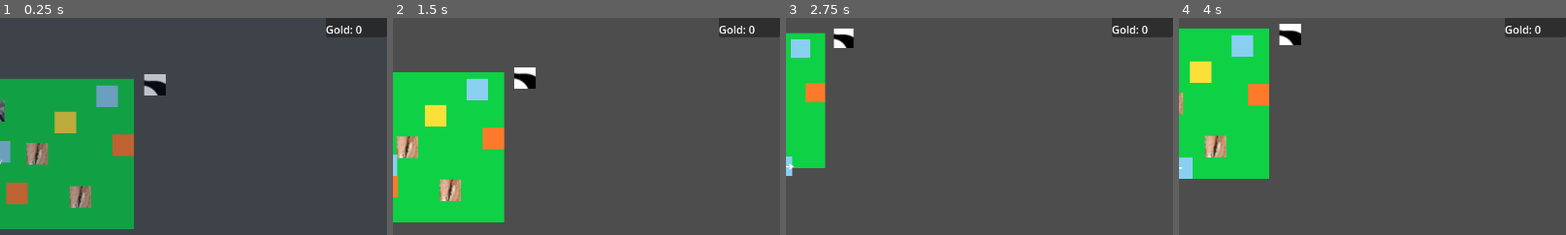
Above: before the commit, frames 1-4 (left to right).
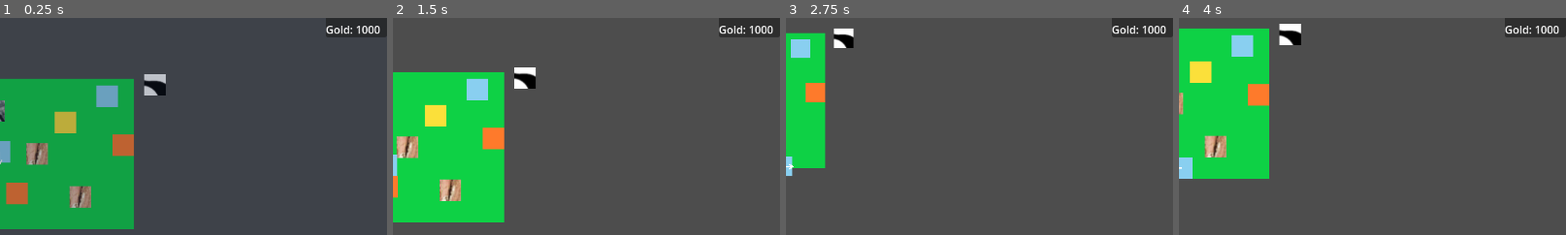
Above: after the commit, the same moments.

Repository: Elias-Fariz/agri-cultured
Game: Godot game, scene res://tscn/Farm.tscn
The game is run twice, just before and just after one commit, with the same random seed, the same clock (stepped at 60 frames per second) and the same inputs.
Inputs:
- Up to frame 1 (0.25 s): no input
- Up to frame 2 (1.5 s): hold D (move_right) 0.53-1.28 s; hold P (plant_seed) 0.53-1.28 s; tap R (seed_next, bound only after the commit) at 0.8, 1.35 s; hold S (move_down) from 1.28 s (still down)
- Up to frame 3 (2.75 s): tap P (plant_seed) at 1.55 s; release S (move_down) at 2.03 s; hold D (move_right) from 2.03 s (still down); hold = (camera_zoom_in) from 2.03 s (still down); tap R (seed_next, bound only after the commit) at 2.3 s
- Up to frame 4 (4 s): release D (move_right) at 2.78 s; release = (camera_zoom_in) at 2.78 s; hold W (move_up) 2.78-3.53 s; tap - (camera_zoom_out) at 2.85 s; tap P (plant_seed) at 3.05 s; hold A (move_left) from 3.53 s (still down); hold E (interact) from 3.53 s (still down); tap R (seed_next, bound only after the commit) at 3.8 s
The pictures show only the part of the screen within x 50-100%, y 16-66%; the shares and areas given below are measured in that part.

The runs differ from the first frame. In frame 1, 0.2% of the frame differs, in the area x 91-99%, y 3-8%; in frame 2, 0.2%; in frame 3, 0.2%; in frame 4, 0.2%.

Commit message:
seed cycle and sparkles
added buyable seeds and ability to swap seeds during gameplay to plant all types of crops, and added sparkle/stink lines to indicate when crops are ripe/overripe

Diff:
--- /dev/null
+++ b/data/items/avocado_seeds.tres
@@ -0,0 +1,11 @@
+[gd_resource type="Resource" script_class="ItemData" load_steps=2 format=3 uid="uid://bleu5u0una3fv"]
+
+[ext_resource type="Script" uid="uid://dfoyyckymw8co" path="res://data/items/ItemData.gd" id="1_vauhb"]
+
+[resource]
+script = ExtResource("1_vauhb")
+id = "Avocado Seeds"
+display_name = "Avocado Seeds"
+sell_price = 3
+description = "Plant in soil and will grow in three days, will go bad"
+metadata/_custom_type_script = "uid://dfoyyckymw8co"
--- /dev/null
+++ b/data/items/blueberry_seeds.tres
@@ -0,0 +1,11 @@
+[gd_resource type="Resource" script_class="ItemData" load_steps=2 format=3 uid="uid://ngmfqgrs82vj"]
+
+[ext_resource type="Script" uid="uid://dfoyyckymw8co" path="res://data/items/ItemData.gd" id="1_3hwjo"]
+
+[resource]
+script = ExtResource("1_3hwjo")
+id = "Blueberry Seeds"
+display_name = "Blueberry Seeds"
+sell_price = 3
+description = "Plant in soil and will grow in four days, reharvestable"
+metadata/_custom_type_script = "uid://dfoyyckymw8co"
--- /dev/null
+++ b/data/items/strawberry_seeds.tres
@@ -0,0 +1,11 @@
+[gd_resource type="Resource" script_class="ItemData" load_steps=2 format=3 uid="uid://w4ffqqg72p33"]
+
+[ext_resource type="Script" uid="uid://dfoyyckymw8co" path="res://data/items/ItemData.gd" id="1_5yj2j"]
+
+[resource]
+script = ExtResource("1_5yj2j")
+id = "Strawberry Seeds"
+display_name = "Strawberry Seeds"
+sell_price = 3
+description = "Plant in soil and will grow in four days, reharvestable"
+metadata/_custom_type_script = "uid://dfoyyckymw8co"
--- /dev/null
+++ b/data/items/watermelon_seeds.tres
@@ -0,0 +1,11 @@
+[gd_resource type="Resource" script_class="ItemData" load_steps=2 format=3 uid="uid://cpqugkkfq1n6e"]
+
+[ext_resource type="Script" uid="uid://dfoyyckymw8co" path="res://data/items/ItemData.gd" id="1_o37uw"]
+
+[resource]
+script = ExtResource("1_o37uw")
+id = "Watermelon Seeds"
+display_name = "Watermelon Seeds"
+sell_price = 3
+description = "Plant in soil and will grow in three days"
+metadata/_custom_type_script = "uid://dfoyyckymw8co"
--- a/project.godot
+++ b/project.godot
@@ -85,3 +85,8 @@
 "events": [Object(InputEventKey,"resource_local_to_scene":false,"resource_name":"","device":-1,"window_id":0,"alt_press …(195 unchanged characters)…
 ]
 }
+seed_next={
+"deadzone": 0.2,
+"events": [Object(InputEventKey,"resource_local_to_scene":false,"resource_name":"","device":-1,"window_id":0,"alt_pressed":false,"shift_pressed":false,"ctrl_pressed":false,"meta_pressed":false,"pressed":false,"keycode":0,"physical_keycode":82,"key_label":0,"unicode":114,"location":0,"echo":false,"script":null)
+]
+}
--- a/scripts/Farm.gd
+++ b/scripts/Farm.gd
@@ -84,6 +84,9 @@
 		# Rot should advance even if you don't water anymore once ripe:
 		# (when stage >= 1, ignore watering requirement)
 		"ignore_water_after_stage": 1,
+
+		"ripe_stage": 1,
+		"overripe_stage": 2,
 	},
 }
 
@@ -121,6 +124,12 @@
 
 @export var water_splash_scene: PackedScene
 
+@export var ripe_indicator_scene: PackedScene
+@export var overripe_indicator_scene: PackedScene
+
+var _crop_indicators: Dictionary = {}
+# cell_key -> { "state": String, "node": Node2D }
+
 func _ready() -> void:
 	_load_farm_state()
 	TimeManager.day_changed.connect(_on_day_changed)
@@ -215,7 +224,37 @@
 	if event.is_action_pressed("tool"):
 		_tool_action()
 	if event.is_action_pressed("plant_seed"):
-		_try_plant_crop("avocado")
+		_try_plant_selected_seed()
+	if event.is_action_pressed("seed_next"):
+		GameState.cycle_seed_next()
+
+func _try_plant_selected_seed() -> void:
+	if GameState.is_gameplay_locked():
+		return
+
+	var seed_id := GameState.selected_item_id
+	if seed_id.is_empty():
+		print("No seed selected. (Tip: use your seed cycle key after buying seeds.)")
+		return
+
+	if not GameState.is_seed_item(seed_id):
+		print("Selected item is not a seed:", seed_id)
+		return
+
+	if not GameState.inventory_has(seed_id, 1):
+		print("You don't have any", seed_id, "left.")
+		return
+
+	var crop_name := GameState.get_crop_for_seed(seed_id)
+	if crop_name.is_empty():
+		print("Seed has no crop mapping:", seed_id)
+		return
+
+	# Attempt to plant crop first; only consume seed if planting succeeds
+	var planted := _try_plant_crop_return_success(crop_name)
+	if planted:
+		GameState.inventory_remove(seed_id, 1)
+		print("Planted", crop_name, "using", seed_id)
 
 func _tool_action() -> void:
 	if GameState.is_gameplay_locked():
@@ -336,37 +375,38 @@
 			_:
 				GameState.report_action("break_object", 1)
 
-func _try_plant_crop(crop_name: String) -> void:
+func _try_plant_crop_return_success(crop_name: String) -> bool:
 	if GameState.is_gameplay_locked():
-		return
+		return false
 	if not crop_defs.has(crop_name):
 		print("Unknown crop: ", crop_name)
-		return
+		return false
 
 	var player_cell: Vector2i = ground.local_to_map(ground.to_local(player.global_position))
 	var step := Vector2i(int(player.facing.x), int(player.facing.y))
 	var cell := player_cell + step
 
-	# Must be tilled soil
+	# Must be tilled soil (dry OR wet tilled)
 	var src := ground.get_cell_source_id(0, cell)
 	var atlas := ground.get_cell_atlas_coords(0, cell)
+
 	var is_dry_tilled := (src == ground_source_id and atlas == tilled_coords)
-	var is_wet_tilled := (src == ground_source_id and atlas == wet_tilled_coords)
+	var is_wet_tilled := false
+	is_wet_tilled = (src == ground_source_id and atlas == wet_tilled_coords)
 
 	if not (is_dry_tilled or is_wet_tilled):
 		print("Not tilled soil; can't plant.")
-		return
+		return false
 
 	# Must not already have an object/crop there
 	if objects.get_cell_source_id(0, cell) != -1:
 		print("Something already on that tile.")
-		return
+		return false
 
 	var def: Dictionary = crop_defs[crop_name]
 	var stages: Array = def["stages"]
 	var days: Array = def["days"]
 
-	# Plant stage 0
 	objects.set_cell(0, cell, crops_source_id, stages[0])
 
 	crop_state[cell] = {
@@ -376,7 +416,8 @@
 	}
 
 	print("Planted ", crop_name, " at ", cell)
-
+	_update_crop_indicator(cell)
+	return true
 
 func _advance_all_crops_one_day(raining: bool = false) -> void:
 	var cells := crop_state.keys()
@@ -431,6 +472,8 @@
 
 		print(crop_name, " grew to stage ", next_stage, " at ", cell,
 			" (watered=", watered, ", needs_water=", needs_water, ")")
+
+		_update_crop_indicator(cell)
 
 func _try_till_ground(cell: Vector2i) -> void:
 	var src := ground.get_cell_source_id(0, cell)
@@ -509,6 +552,7 @@
 	GameState.inventory_add(item_name, qty)
 	print("Harvested ", crop_name, " at ", cell, " -> +", qty, " ", item_name)
 
+
 	# 2) Regrow or remove?
 	if def.has("regrow_to_stage"):
 		var regrow_stage := int(def["regrow_to_stage"])
@@ -522,11 +566,14 @@
 		var stages: Array = def["stages"]
 		objects.set_cell(0, cell, crops_source_id, stages[regrow_stage])
 		print("Regrow: set ", crop_name, " back to stage ", regrow_stage, " for ", regrow_days, " day(s).")
+		_update_crop_indicator(cell)
 		return
 
 	# If not regrow, remove crop entirely
 	objects.erase_cell(0, cell)
 	crop_state.erase(cell)
+
+	_update_crop_indicator(cell)
 
 func _exit_tree() -> void:
 	_save_farm_state()
@@ -661,3 +708,92 @@
 	var splash := water_splash_scene.instantiate() as Node2D
 	add_child(splash)
 	splash.global_position = world_pos
+
+func _cell_to_world_center(cell: Vector2i) -> Vector2:
+	# map_to_local returns Vector2, tile_size is Vector2i → convert it
+	var tile_size: Vector2 = Vector2(ground.tile_set.tile_size)
+	return ground.to_global(ground.map_to_local(cell) + tile_size * 0.5)
+
+func _get_crop_readiness(cell: Vector2i) -> String:
+	if not crop_state.has(cell):
+		return ""
+
+	var data: Dictionary = crop_state[cell]
+	var crop_name := String(data.get("type", ""))
+	var stage := int(data.get("stage", 0))
+
+	if not crop_defs.has(crop_name):
+		return ""
+
+	var def: Dictionary = crop_defs[crop_name]
+	var stages: Array = def["stages"]
+	var final_stage := stages.size() - 1
+
+	# Default rule: final stage = ripe
+	var ripe_stage := int(def.get("ripe_stage", final_stage))
+	var overripe_stage := int(def.get("overripe_stage", -1))
+
+	if crop_name == "avocado":
+		print("AVOCADO stage=", stage, " ripe=", ripe_stage, " overripe=", overripe_stage)
+
+	# If this crop supports overripe, check it
+	if overripe_stage >= 0 and stage >= overripe_stage:
+		return "overripe"
+
+	if stage >= ripe_stage:
+		return "ripe"
+
+	return ""
+
+func _update_crop_indicator(cell: Vector2i) -> void:
+	var key := _cell_key(cell)
+	var readiness := _get_crop_readiness(cell)  # "", "ripe", "overripe"
+
+	# --- Remove if not ready ---
+	if readiness == "":
+		if _crop_indicators.has(key):
+			var entry := _crop_indicators[key] as Dictionary
+			var node := entry.get("node", null) as Node2D
+			if node != null:
+				node.queue_free()
+			_crop_indicators.erase(key)
+		return
+
+	# --- Pick which scene to use ---
+	var desired_scene: PackedScene = null
+	if readiness == "overripe":
+		desired_scene = overripe_indicator_scene
+	else:
+		desired_scene = ripe_indicator_scene
+
+	if desired_scene == null:
+		return
+
+	var desired_pos := _cell_to_world_center(cell) + Vector2(0, -10)
+
+	# --- If we already have an indicator, decide whether to keep or swap ---
+	if _crop_indicators.has(key):
+		var entry := _crop_indicators[key] as Dictionary
+		var existing_state := String(entry.get("state", ""))
+		var existing_node := entry.get("node", null) as Node2D
+
+		# If the state matches, just move it
+		if existing_state == readiness and existing_node != null:
+			existing_node.global_position = desired_pos
+			return
+
+		# State changed (ripe -> overripe or overripe -> ripe): remove old node
+		if existing_node != null:
+			existing_node.queue_free()
+		_crop_indicators.erase(key)
+
+	# --- Spawn the correct indicator ---
+	var fx := desired_scene.instantiate() as Node2D
+	add_child(fx)
+	fx.global_position = desired_pos
+	fx.z_index = 100  # keeps it safely above crops
+
+	_crop_indicators[key] = {
+		"state": readiness,
+		"node": fx
+	}
--- a/scripts/GameState.gd
+++ b/scripts/GameState.gd
@@ -92,6 +92,54 @@
 	}
 	# Tools later would be shippable: false
 }
+
+# -------------------------
+# Selected item (future hotbar will drive this)
+# -------------------------
+var selected_item_id: String = ""   # e.g. "Watermelon Seeds"
+
+# Seed mapping (fast/simple for now)
+var seed_to_crop := {
+	"Watermelon Seeds": "watermelon",
+	"Blueberry Seeds": "blueberry",
+	"Strawberry Seeds": "strawberry",
+	"Avocado Seeds": "avocado"
+}
+
+func is_seed_item(item_id: String) -> bool:
+	return seed_to_crop.has(item_id)
+
+func get_crop_for_seed(item_id: String) -> String:
+	return String(seed_to_crop.get(item_id, ""))
+
+func set_selected_item(item_id: String) -> void:
+	selected_item_id = item_id
+	print("Selected item:", selected_item_id)
+
+func get_all_seed_ids_in_inventory() -> Array[String]:
+	var seeds: Array[String] = []
+	for k in inventory.keys():
+		var id := String(k)
+		if inventory_has(id, 1) and is_seed_item(id):
+			seeds.append(id)
+	seeds.sort()
+	return seeds
+
+func cycle_seed_next() -> void:
+	var seeds := get_all_seed_ids_in_inventory()
+	if seeds.is_empty():
+		selected_item_id = ""
+		print("No seeds in inventory to select.")
+		return
+
+	# If current selection isn't a seed (or empty), pick first seed
+	if not is_seed_item(selected_item_id) or not seeds.has(selected_item_id):
+		set_selected_item(seeds[0])
+		return
+
+	var idx := seeds.find(selected_item_id)
+	idx = (idx + 1) % seeds.size()
+	set_selected_item(seeds[idx])
 
 func get_sell_price(item_name: String) -> int:
 	return ItemDb.get_sell_price(item_name)
--- a/scripts/ShopUI.gd
+++ b/scripts/ShopUI.gd
@@ -10,7 +10,10 @@
 
 # Simple stock: each item has an id, name, and price
 var shop_items: Array = [
-	{ "id": "WatermelonSeed", "name": "Watermelon Seeds", "price": 20 },
+	{ "id": "Watermelon Seeds", "name": "Watermelon Seeds", "price": 10 },
+	{ "id": "Blueberry Seeds", "name": "Blueberry Seeds", "price": 25 },
+	{ "id": "Strawberry Seeds", "name": "Strawberry Seeds", "price": 20 },
+	{ "id": "Avocado Seeds", "name": "Avocado Seeds", "price": 40 },
 	{ "id": "Watermelon", "name": "Watermelon", "price": 60 },
 	{ "id": "Wood", "name": "Bundle of Wood", "price": 10 },
 	{ "id": "Animal Feed", "name": "All-Purpose Animal Feed", "price": 5 },
--- a/systems/MoneySystem.gd
+++ b/systems/MoneySystem.gd
@@ -4,7 +4,7 @@
 
 signal money_changed(new_amount: int)
 
-var current_money: int = 0
+var current_money: int = 1000
 
 func add(amount: int) -> void:
 	if amount <= 0:
--- /dev/null
+++ b/tscn/CropOverripeBuzz.tscn
@@ -0,0 +1,20 @@
+[gd_scene load_steps=3 format=3 uid="uid://cjsq0fmtq5oad"]
+
+[ext_resource type="Texture2D" uid="uid://8qk6m81nid34" path="res://art/stink.png" id="1_t8na5"]
+
+[sub_resource type="ParticleProcessMaterial" id="ParticleProcessMaterial_8ut3u"]
+particle_flag_disable_z = true
+direction = Vector3(0, -1, 0)
+spread = 180.0
+initial_velocity_min = 2.0
+initial_velocity_max = 6.0
+gravity = Vector3(0, 0, 0)
+
+[node name="CropOverripeBuzz" type="Node2D"]
+
+[node name="Particles" type="GPUParticles2D" parent="."]
+position = Vector2(-8, 0)
+amount = 6
+texture = ExtResource("1_t8na5")
+lifetime = 1.3
+process_material = SubResource("ParticleProcessMaterial_8ut3u")
--- /dev/null
+++ b/tscn/CropReadySparkle.tscn
@@ -0,0 +1,20 @@
+[gd_scene load_steps=3 format=3 uid="uid://bqrwddeoi3g56"]
+
+[ext_resource type="Texture2D" uid="uid://cb4ahea1tc0rn" path="res://art/sparkle.png" id="1_ktcd6"]
+
+[sub_resource type="ParticleProcessMaterial" id="ParticleProcessMaterial_nxked"]
+particle_flag_disable_z = true
+direction = Vector3(0, -1, 0)
+spread = 180.0
+initial_velocity_min = 4.0
+initial_velocity_max = 10.0
+gravity = Vector3(0, 0, 0)
+scale_min = 0.5
+
+[node name="CropReadySparkle" type="Node2D"]
+
+[node name="Particles" type="GPUParticles2D" parent="."]
+position = Vector2(-8, 0)
+texture = ExtResource("1_ktcd6")
+randomness = 0.5
+process_material = SubResource("ParticleProcessMaterial_nxked")
--- a/tscn/Farm.tscn
+++ b/tscn/Farm.tscn
@@ -1,10 +1,12 @@
-[gd_scene load_steps=32 format=3 uid="uid://6ni01dvcs2m2"]
+[gd_scene load_steps=34 format=3 uid="uid://6ni01dvcs2m2"]
 
 [ext_resource type="Script" uid="uid://cevvm7fnmvrhe" path="res://scripts/Farm.gd" id="1_vobxb"]
 [ext_resource type="PackedScene" uid="uid://b0c10lgb0ivgd" path="res://tscn/WaterSplash.tscn" id="2_66215"]
 [ext_resource type="TileSet" uid="uid://bqs5ruk6pejpc" path="res://tiles/GroundTileset.tres" id="2_u8tsc"]
 [ext_resource type="Texture2D" uid="uid://caerjv5h3fdyv" path="res://art/tree.png" id="3_d13le"]
+[ext_resource type="PackedScene" uid="uid://bqrwddeoi3g56" path="res://tscn/CropReadySparkle.tscn" id="3_gn6mj"]
 [ext_resource type="PackedScene" uid="uid://dv7wem6ftpvdd" path="res://tscn/Player.tscn" id="3_vobxb"]
+[ext_resource type="PackedScene" uid="uid://cjsq0fmtq5oad" path="res://tscn/CropOverripeBuzz.tscn" id="4_5ju6g"]
 [ext_resource type="Texture2D" uid="uid://b6q6p1rqkpdec" path="res://art/crops.png" id="4_stcfw"]
 [ext_resource type="PackedScene" uid="uid://d3xqpf5v6a8cl" path="res://tscn/Chest.tscn" id="5_2ywwf"]
 [ext_resource type="Texture2D" uid="uid://1d6ygtxnkroh" path="res://art/rock.PNG" id="5_3h77f"]
@@ -71,6 +73,8 @@
 [node name="Farm" type="Node2D"]
 script = ExtResource("1_vobxb")
 water_splash_scene = ExtResource("2_66215")
+ripe_indicator_scene = ExtResource("3_gn6mj")
+overripe_indicator_scene = ExtResource("4_5ju6g")
 
 [node name="Ground" type="TileMap" parent="."]
 tile_set = ExtResource("2_u8tsc")
Binary file added: art/sparkle.png
Not shown, added: art/sparkle.png.import
Binary file added: art/stink.png
Not shown, added: art/stink.png.import
Not shown, changed: requirements.txt
